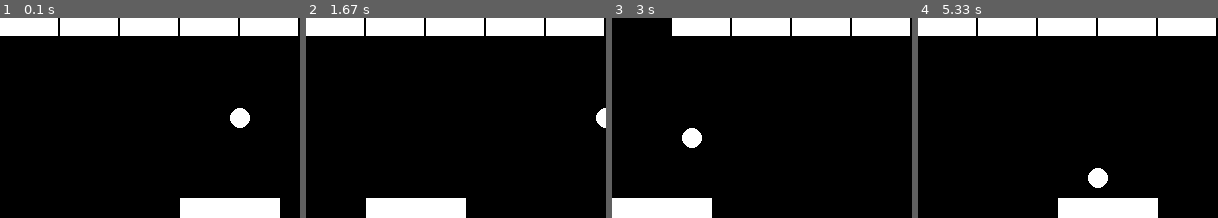
Above: before the commit, frames 1-4 (left to right).
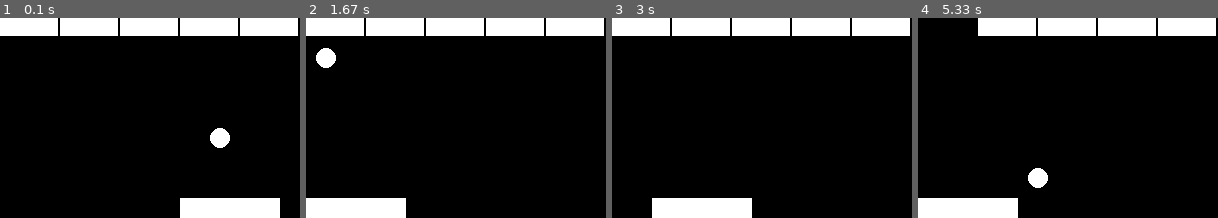
Above: after the commit, the same moments.

Repository: floom9/Reinforcement-Learning-Breakout
Game: pygame game, started from run_game.py
Two runs of this game, one before a commit and one after it. Both use one fixed random seed, a clock stepped at 60 frames per second and the inputs below.
Inputs:
- Up to frame 1 (0.1 s): no input
- Up to frame 2 (1.67 s): no input
- Up to frame 3 (3 s): no input
- Up to frame 4 (5.33 s): no input

The runs differ from the first frame. In frame 1, 1.0% of the frame differs, in the area x 70-84%, y 45-65%; in frame 2, 4.8%; in frame 3, 4.9%; in frame 4, 9.4%, in the area x 0-80%, y 0-100%.

Commit message:
Added Testing of trained Agents

Diff:
--- a/Breakout/Breakout_Class.py
+++ b/Breakout/Breakout_Class.py
@@ -4,7 +4,7 @@
 import time
 
 class Breakout:
-    def __init__(self, grid_size=(15, 10), num_bricks=5, max_timesteps=10000, rendering=True, brick_layout="TopRow"):
+    def __init__(self, grid_size=(15, 10), num_bricks=5, max_timesteps=10000, rendering=False, brick_layout="TopRow"):
         self.grid_size = grid_size
         self.num_bricks = num_bricks
         self.paddle_size = 5
@@ -92,10 +92,10 @@
         if self.brick_layout=="ReversePyramid":
             margin = 0  # Margin from sides
             for k in range(0, self.num_bricks * 3 // self.grid_size[0] + 1):  # Adding bricks for each row
-                for i in range(margin, self.grid_size[0] - margin, 3):  # Step size of 3 to make space for each brick
+                for i in range(3*margin, self.grid_size[0] - (3*margin), 3):  # Step size of 3 to make space for each brick
                     brick = []
                     for j in range(3):  # For each block of the brick
-                        if i + j < self.grid_size[0] - margin and len(bricks) < self.num_bricks:
+                        if i + j < self.grid_size[0] - (3*margin) and len(bricks) < self.num_bricks:
                             brick.append([i + j, k])  # Arrange the blocks of the brick horizontally in row k
                     if len(brick) == 3 and len(bricks) < self.num_bricks:
                         bricks.append(brick)
@@ -107,6 +107,11 @@
 
     def _get_state(self):
         stateTuple = (tuple(self.ball_position), tuple(self.ball_direction), tuple(self.paddle_position), self.paddle_speed, tuple(tuple(tuple(brick) for brick in bricks) for bricks in self.bricks))
+        return stateTuple
+
+    # public function needed for testing
+    def get_state_public(self):
+        stateTuple= self._get_state()
         return stateTuple
 
     def step(self, action):
@@ -185,4 +190,4 @@
     def render(self):
         if self.rendering:
             self.renderer.render()
-            time.sleep(0.02)
+            time.sleep(0.05)
--- /dev/null
+++ b/CompTimesAndAvgRewards/ReversePyramid_NumBricks_9Method_ES_Episodes_1000_maxTimesteps_100000.json
@@ -0,0 +1 @@
+{"BrickLayout": "ReversePyramid", "numOfBricks": 9, "numOfEpisodes": 1000, "maxTimesteps": 100000, "OverallTrainingTime": 29.7233464717865, "avgExcutionTimePerEps": 0.0297002637386322, "AvgTestingReward": -152.577, "AvgTestingTimePerEps": 0.008686460971832276}
--- a/RL_run.py
+++ b/RL_run.py
@@ -4,19 +4,25 @@
 from Training.train_MC_Agent import train_agent, plot_rewards
 import time
 import pickle
+import json
 
-brickLayout= "TopRow"
-shouldRender= False
 method="ES"
 #method="FV"
 maxTimesteps= 100000
 numOfEpisodes= 1000
-saveAgent= True
-plotRewards= True
 #brick_layout="TopRow"
 #brick_layout="MiddleRow"
 brick_layout="ReversePyramid"
 num_bricks=9
+
+saveKeyFindings =True
+saveAgent= True
+plotRewards= True
+
+
+# path to files that will be saved
+TrainInfoFilePath=brick_layout+ '_NumBricks_' + str(num_bricks) + 'Method_' + method + '_Episodes_' + str(numOfEpisodes) + '_maxTimesteps_' + str(maxTimesteps)
+
 
 if method== "ES":
     agent = MonteCarloAgent_ES()
@@ -27,29 +33,36 @@
 else:
     raise TypeError("Method must be either ES or FV but is {}".format(method))
 
-env = Breakout(max_timesteps=maxTimesteps, rendering=shouldRender, brick_layout=brick_layout, num_bricks=num_bricks)
+env = Breakout(max_timesteps=maxTimesteps, brick_layout=brick_layout, num_bricks=num_bricks)
 startTime= time.time()
 # Let's train the agent for 1000 episodes
-rewards, exectuionTimes = train_agent(agent=agent, env=env, episodes=numOfEpisodes, exploring_starts=exploringStarts,render=shouldRender)
+rewards, exectuionTimes = train_agent(agent=agent, env=env, episodes=numOfEpisodes, exploring_starts=exploringStarts)
 endTime= time.time()
 
 overallTrainingTime = endTime-startTime
 avgExecutionTime = sum(exectuionTimes)/len(exectuionTimes)
 
 
-keyFindingsDict= {'Overall Training Time': overallTrainingTime,
-                  'avgExcutionTime' :  avgExecutionTime,
+keyFindingsDict= {
+                'BrickLayout': brick_layout,
+                'numOfBricks': num_bricks,
+                'numOfEpisodes': numOfEpisodes,
+                'maxTimesteps': maxTimesteps,
+                'OverallTrainingTime': overallTrainingTime,
+                'avgExcutionTimePerEps' :  avgExecutionTime
 }
 
 
-TrainInfoFilePath= 'Method_' + method + '_Episodes_' + str(numOfEpisodes) + '_maxTimesteps_' + str(maxTimesteps) +'_Render_' + str(shouldRender)
+if saveKeyFindings:
+    jsonPath= 'CompTimesAndAvgRewards/' +TrainInfoFilePath +'.json'
+    with open(jsonPath, "w") as outfile:
+        json.dump(keyFindingsDict, outfile)
 
 
 if plotRewards:
     print("Plotting Rewards")
-    print("close plot to proceed")
     plot_rewards(rewards, moving_avg_window=10, savePath=TrainInfoFilePath)
-    print("Ploting Rewards done")
+    print("Plotting Rewards done")
 
 
 if saveAgent:
--- /dev/null
+++ b/RL_run_testing.py
@@ -0,0 +1,64 @@
+import numpy as np
+from Breakout.Breakout_Class import Breakout
+from Agents.Monte_Carlo_Agent import MonteCarloAgent_ES, MonteCarloAgent_FV
+from Testing.testing_MC_Agent import test_agent_average_Reward, test_agent_certain_start
+import time
+import pickle
+import json
+
+
+method="ES"
+#method="FV"
+maxTimesteps= 100000
+numOfEpisodes= 1000
+#brick_layout="TopRow"
+#brick_layout="MiddleRow"
+brick_layout="ReversePyramid"
+num_bricks=9
+
+
+CalculateAvgReward= True
+
+
+TrainInfoFilePath=brick_layout+ '_NumBricks_' + str(num_bricks) + 'Method_' + method + '_Episodes_' + str(numOfEpisodes) + '_maxTimesteps_' + str(maxTimesteps)
+
+AgentPath = 'TrainedAgents/' +TrainInfoFilePath +'.pkl'
+print("retriving Agent")
+with open(AgentPath, 'rb') as f:
+    agent = pickle.load(f)
+print("retriving Agent done")
+
+if CalculateAvgReward:
+    env = Breakout(max_timesteps=maxTimesteps, brick_layout=brick_layout, num_bricks=num_bricks)
+    startTime= time.time()
+    # Let's train the agent for 1000 episodes
+    rewards, exectuionTimes = test_agent_average_Reward(agent=agent, env=env, episodes=numOfEpisodes)
+    endTime= time.time()
+    print(rewards)
+    print(exectuionTimes)
+
+    avgReward = sum(rewards)/len(rewards)
+    print('Average Reward:{}'.format(avgReward))
+
+    overallTestTime = endTime-startTime
+    avgExecutionTime = sum(exectuionTimes)/len(exectuionTimes)
+
+    jsonPath= 'CompTimesAndAvgRewards/' +TrainInfoFilePath +'.json'
+    with open(jsonPath, "r") as openfile:
+        keyFindingsDict = json.load(openfile)
+
+
+    keyFindingsDict['AvgTestingReward']=avgReward
+    keyFindingsDict['AvgTestingTimePerEps']= avgExecutionTime
+
+
+    with open(jsonPath, 'w') as outfile:
+        json.dump(keyFindingsDict, outfile)
+
+
+
+
+
+env2 = Breakout(max_timesteps=maxTimesteps, rendering=True, brick_layout=brick_layout, num_bricks=num_bricks)
+#create visulsation for the given starting direction of ball -2,-1,0,1,2
+transitions=test_agent_certain_start(agent=agent, env=env2, render=True, startingDirection= 2)
--- /dev/null
+++ b/Testing/testing_MC_Agent.py
@@ -0,0 +1,96 @@
+import numpy as np
+import matplotlib.pyplot as plt
+import time
+import visualizer as visualizer
+
+# function for calculating the average reward over number of episodes
+def test_agent_average_Reward(agent, env, episodes):
+    rewards = []
+    timestep = 0
+    executionTime =[]
+    print("start Testing")
+
+    startTime = time.time()
+    for episode in range(episodes):
+        total_reward = 0
+        reward=0
+        state= ()
+        next_state=()
+        done = False
+
+        # Reset environment and get initial state
+        state = env.reset()
+
+        while not done:
+            # Choose action based on the agent's policy
+            action = agent.act(state)
+            # Execute the action in the environment
+            next_state, reward, done = env.step(action)
+            # Record the transition
+            # have to take the bricks list and make it an immutable item
+            total_reward += reward
+            state = next_state
+            timestep += 1
+
+        # Store the reward
+        rewards.append(total_reward)
+
+
+        if (episode+1) % 100 == 0 or episode== 0:
+            print(f'Episode {episode+1}/{episodes}: Reward {total_reward}')
+
+        if (episode+1)== episodes:
+            print("Testing done")
+
+        #save time needed per episode
+        endTime = time.time()
+        executionTime.append(endTime-startTime)
+        startTime= time.time()
+
+    return rewards, executionTime
+
+
+# test the agent given a certain starting State:
+def test_agent_certain_start(agent, env, render=False, startingDirection= 0):
+    rewards = []
+    timestep = 0
+    rewards_per_timestep = []
+    print("start Testing for certain Start")
+
+
+
+    # Record the transitions
+    transitions = []
+    total_reward = 0
+    reward=0
+    state= ()
+    next_state=()
+    done = False
+
+    # Reset environment and get initial state
+
+    state = env.reset()
+    env.ball_direction = [startingDirection, -1] # initial direction of the ball
+    state = env.get_state_public()
+
+    while not done:
+        # Choose action based on the agent's policy
+        action = agent.act(state)
+        if render:
+            env.render()
+        # Execute the action in the environment
+        next_state, reward, done = env.step(action)
+        # Record the transition
+        transitions.append((state, action, reward))
+        total_reward += reward
+        state = next_state
+        timestep += 1
+
+    # Store the reward
+    rewards.append(total_reward)
+
+    if render:
+        visualizer.rewards_time(rewards_per_timestep)
+
+
+    return transitions
--- a/Training/train_MC_Agent.py
+++ b/Training/train_MC_Agent.py
@@ -3,7 +3,7 @@
 import time
 import visualizer as visualizer
 
-def train_agent(agent, env, episodes, render=False, exploring_starts=True):
+def train_agent(agent, env, episodes, exploring_starts=True):
     rewards = []
     timestep = 0
     rewards_per_timestep = []
@@ -41,8 +41,6 @@
         while not done:
             # Choose action based on the agent's policy
             action = agent.act(state)
-            if render:
-                env.render()
 
             # Execute the action in the environment
             next_state, reward, done = env.step(action)
@@ -78,14 +76,11 @@
         executionTime.append(endTime-startTime)
         startTime= time.time()
 
-    if render:
-        visualizer.rewards_time(rewards_per_timestep)
-
 
     return rewards, executionTime
 
 
-def plot_rewards(rewards, moving_avg_window=10,savePath=None):
+def plot_rewards(rewards, moving_avg_window=10,savePath=None, showPlot=False):
     #close old plots
     plt.close('all')
     # Plot raw rewards
@@ -108,4 +103,6 @@
         path= 'Plots/Rewards_'+savePath+ '.png'
         plt.savefig(path)
 
-    plt.show()
+    if showPlot:
+        print("close plot to proceed")
+        plt.show()
Binary file added: Plots/Rewards_ReversePyramid_NumBricks_9Method_ES_Episodes_1000_maxTimesteps_100000.png
Binary file changed: img/rewards_time.png
Not shown, added: TrainedAgents/ReversePyramid_NumBricks_9Method_ES_Episodes_1000_maxTimesteps_100000.pkl
